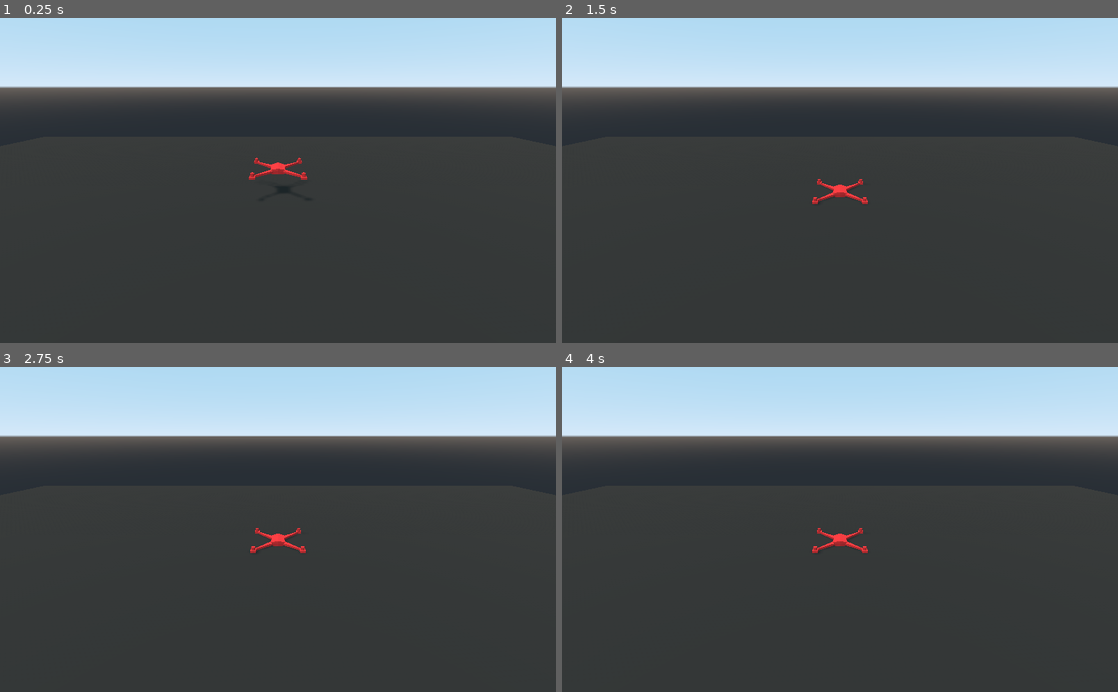
Above: before the commit, frames 1-4 (two rows, left to right).
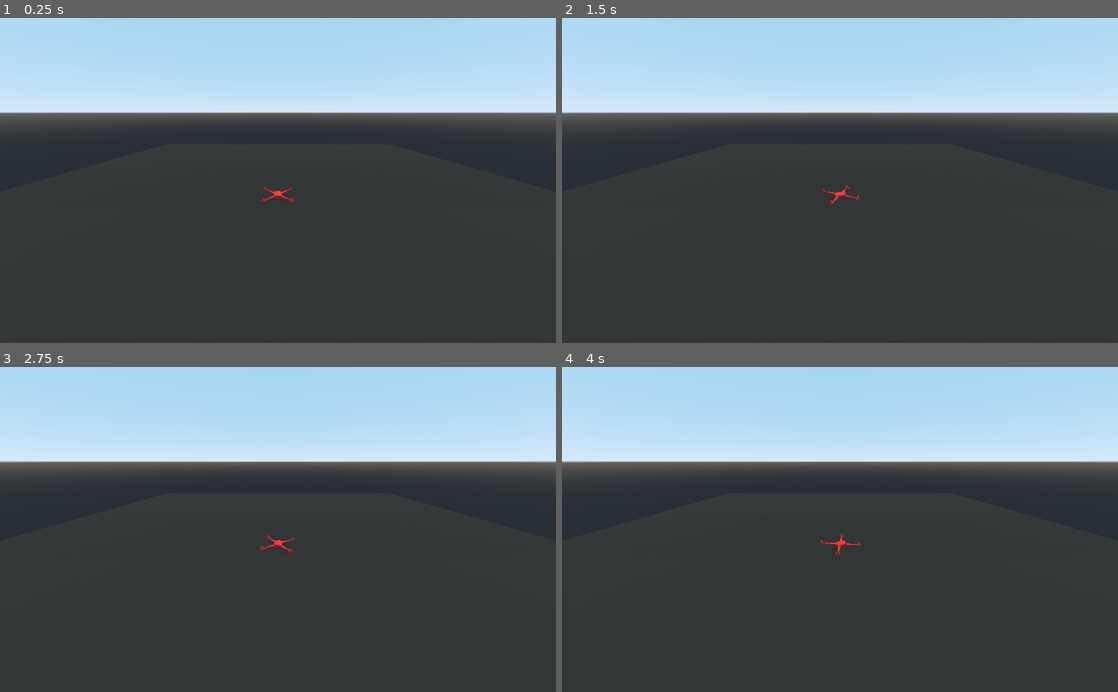
Above: after the commit, the same moments.

Repository: j4cobgarby/dronefleet
Game: Godot game, scene res://Main.tscn
The game is run twice, just before and just after one commit, with the same random seed, the same clock (stepped at 60 frames per second) and the same inputs.
Inputs:
- Up to frame 1 (0.25 s): no input
- Up to frame 2 (1.5 s): hold W 0.53-1.28 s; hold Q 0.53-1.28 s; tap Q at 1.35 s
- Up to frame 3 (2.75 s): hold W from 2.03 s (still down); hold Q from 2.03 s (still down)
- Up to frame 4 (4 s): tap Enter at 2.75 s; release Q at 2.78 s; tap Q at 2.85 s; release W at 3.53 s; hold Q from 3.53 s (still down)

The runs differ from the first frame. In frame 1, 12% of the frame differs, in the area x 0-100%, y 19-57%; in frame 2, 12%; in frame 3, 12%; in frame 4, 12%.

Commit message:
thrust and yaw pid working, calibration begun

Diff:
--- a/dronesim/Drone.gd
+++ b/dronesim/Drone.gd
@@ -45,6 +45,11 @@
 	self.add_force(force_local, pos_local)
 
 func _physics_process(delta):
+	if Input.is_key_pressed(KEY_Q):
+		add_torque(Vector3(0,50,0))
+	if Input.is_key_pressed(KEY_W):
+		print(self.translation)
+
 	if v0 and a0:
 		linacc = (self.linear_velocity - v0) / delta
 		rotacc = (self.angular_velocity - a0) / delta
@@ -55,6 +60,8 @@
 				+ "/" + str(self.translation[2])
 				+ ":G" + str(self.rotacc[0]) + "/" + str(self.rotacc[1]) + "/" + str(self.rotacc[2])
 				+ ":A" + str(self.linacc[0]) + "/" + str(self.linacc[1]) + "/" + str(self.linacc[2])
+				+ ":R" + str(self.rotation[1]) + "/" + str(self.rotation[0]) + "/" + str(self.rotation[2])
+				+ ":T" + str(self.translation[0]) + "/" + str(self.translation[1]) + "/" + str(self.translation[2])
 				).to_ascii())
 			send_elapsed = 0
 	v0 = self.linear_velocity
@@ -62,12 +69,12 @@
 
 	for i in range(sock.get_available_packet_count()):
 		var msg = sock.get_packet().get_string_from_ascii()
-		print("From server: ", msg)
+		#print("From server: ", msg)
 		if msg[0] == 'M':
 			var val_strings = msg.right(1).split("/")
 			mots = []
 			for v in val_strings:
-				mots.append((float(v)/100) * power)
+				mots.append((max(min(float(v), 100),0)/100) * power)
 
 	var torque = 0
 	for i in range(4):
--- a/dronesim/Drone.tscn
+++ b/dronesim/Drone.tscn
@@ -4,7 +4,7 @@
 [ext_resource path="res://Drone.gd" type="Script" id=2]
 
 [sub_resource type="PhysicsMaterial" id=1]
-friction = 0.68
+friction = 0.09
 bounce = 0.1
 
 [sub_resource type="SpatialMaterial" id=2]
--- a/dronesim/Main.tscn
+++ b/dronesim/Main.tscn
@@ -3,7 +3,7 @@
 [ext_resource path="res://Drone.tscn" type="PackedScene" id=1]
 
 [sub_resource type="PhysicsMaterial" id=1]
-friction = 0.92
+friction = 0.19
 
 [sub_resource type="BoxShape" id=2]
 extents = Vector3( 100, 1, 100 )
@@ -33,7 +33,10 @@
 shadow_enabled = true
 
 [node name="Drone" parent="." instance=ExtResource( 1 )]
-transform = Transform( 1, 0, 0, 0, 1, 0, 0, 0, 1, 0, 7.06767, 0 )
+transform = Transform( 1, 0, 0, 0, 1, 0, 0, 0, 1, 0, 1.79708, 0 )
 
 [node name="Camera" type="Camera" parent="."]
-transform = Transform( 1, 0, 0, 0, 0.927523, 0.373765, 0, -0.373765, 0.927523, 0, 20.7841, 42.329 )
+transform = Transform( -1, 3.26756e-08, -8.10867e-08, 0, 0.927523, 0.373765, 8.74228e-08, 0.373765, -0.927523, 0, 27.443, -51.5424 )
+current = true
+fov = 87.9
+far = 1660.0
--- a/dronesim/project.godot
+++ b/dronesim/project.godot
@@ -18,37 +18,37 @@
 
 q={
 "deadzone": 0.5,
-"events": [ Object(InputEventKey,"resource_local_to_scene":false,"resource_name":"","device":0,"alt":false,"shift":false,"control":false,"meta":false,"command":false,"pressed":false,"scancode":81,"physical_scancode":0,"unicode":0,"echo":false,"script":null)
+"events": [ Object(InputEventKey,"resource_local_to_scene":false,"resource_name":"","device":0,"alt":false,"shift":false,"control":false,"meta":false,"command":false,"pressed":false,"scancode":81,"unicode":0,"echo":false,"script":null)
  ]
 }
 w={
 "deadzone": 0.5,
-"events": [ Object(InputEventKey,"resource_local_to_scene":false,"resource_name":"","device":0,"alt":false,"shift":false,"control":false,"meta":false,"command":false,"pressed":false,"scancode":87,"physical_scancode":0,"unicode":0,"echo":false,"script":null)
+"events": [ Object(InputEventKey,"resource_local_to_scene":false,"resource_name":"","device":0,"alt":false,"shift":false,"control":false,"meta":false,"command":false,"pressed":false,"scancode":87,"unicode":0,"echo":false,"script":null)
  ]
 }
 a={
 "deadzone": 0.5,
-"events": [ Object(InputEventKey,"resource_local_to_scene":false,"resource_name":"","device":0,"alt":false,"shift":false,"control":false,"meta":false,"command":false,"pressed":false,"scancode":65,"physical_scancode":0,"unicode":0,"echo":false,"script":null)
+"events": [ Object(InputEventKey,"resource_local_to_scene":false,"resource_name":"","device":0,"alt":false,"shift":false,"control":false,"meta":false,"command":false,"pressed":false,"scancode":65,"unicode":0,"echo":false,"script":null)
  ]
 }
 s={
 "deadzone": 0.5,
-"events": [ Object(InputEventKey,"resource_local_to_scene":false,"resource_name":"","device":0,"alt":false,"shift":false,"control":false,"meta":false,"command":false,"pressed":false,"scancode":83,"physical_scancode":0,"unicode":0,"echo":false,"script":null)
+"events": [ Object(InputEventKey,"resource_local_to_scene":false,"resource_name":"","device":0,"alt":false,"shift":false,"control":false,"meta":false,"command":false,"pressed":false,"scancode":83,"unicode":0,"echo":false,"script":null)
  ]
 }
 d={
 "deadzone": 0.5,
-"events": [ Object(InputEventKey,"resource_local_to_scene":false,"resource_name":"","device":0,"alt":false,"shift":false,"control":false,"meta":false,"command":false,"pressed":false,"scancode":68,"physical_scancode":0,"unicode":0,"echo":false,"script":null)
+"events": [ Object(InputEventKey,"resource_local_to_scene":false,"resource_name":"","device":0,"alt":false,"shift":false,"control":false,"meta":false,"command":false,"pressed":false,"scancode":68,"unicode":0,"echo":false,"script":null)
  ]
 }
 e={
 "deadzone": 0.5,
-"events": [ Object(InputEventKey,"resource_local_to_scene":false,"resource_name":"","device":0,"alt":false,"shift":false,"control":false,"meta":false,"command":false,"pressed":false,"scancode":69,"physical_scancode":0,"unicode":0,"echo":false,"script":null)
+"events": [ Object(InputEventKey,"resource_local_to_scene":false,"resource_name":"","device":0,"alt":false,"shift":false,"control":false,"meta":false,"command":false,"pressed":false,"scancode":69,"unicode":0,"echo":false,"script":null)
  ]
 }
 up={
 "deadzone": 0.5,
-"events": [ Object(InputEventKey,"resource_local_to_scene":false,"resource_name":"","device":0,"alt":false,"shift":false,"control":false,"meta":false,"command":false,"pressed":false,"scancode":16777232,"physical_scancode":0,"unicode":0,"echo":false,"script":null)
+"events": [ Object(InputEventKey,"resource_local_to_scene":false,"resource_name":"","device":0,"alt":false,"shift":false,"control":false,"meta":false,"command":false,"pressed":false,"scancode":16777232,"unicode":0,"echo":false,"script":null)
  ]
 }
 
Not shown, changed: dronesim/protocol.txt
Not shown, changed: dronesim/drone.py
Not shown, changed: dronesim/pid.py
Not shown, changed: dronesim/server.py
